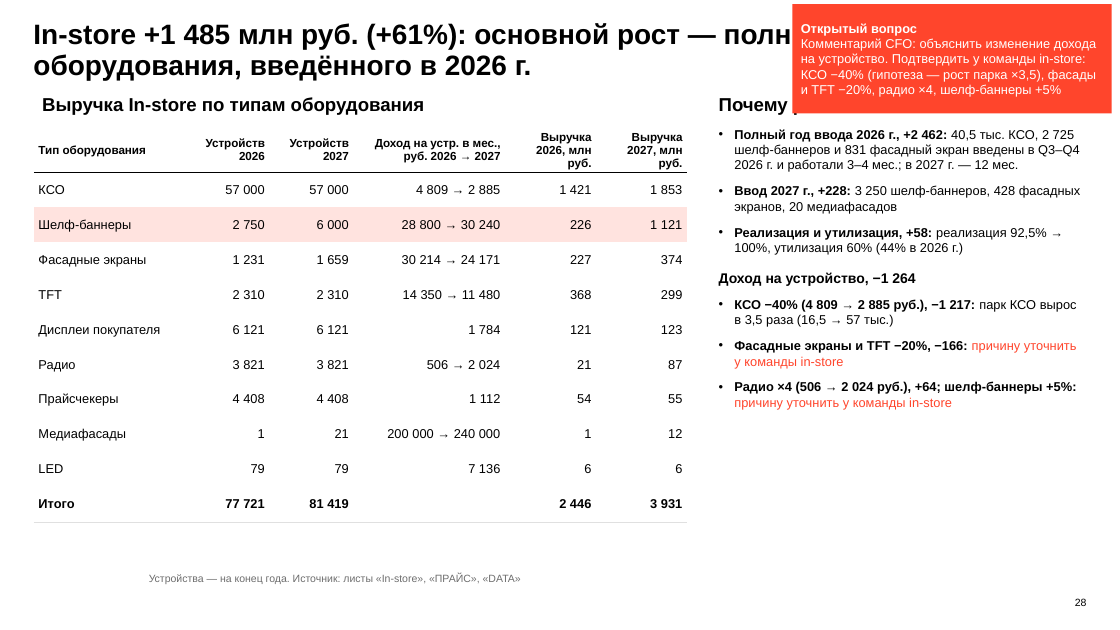
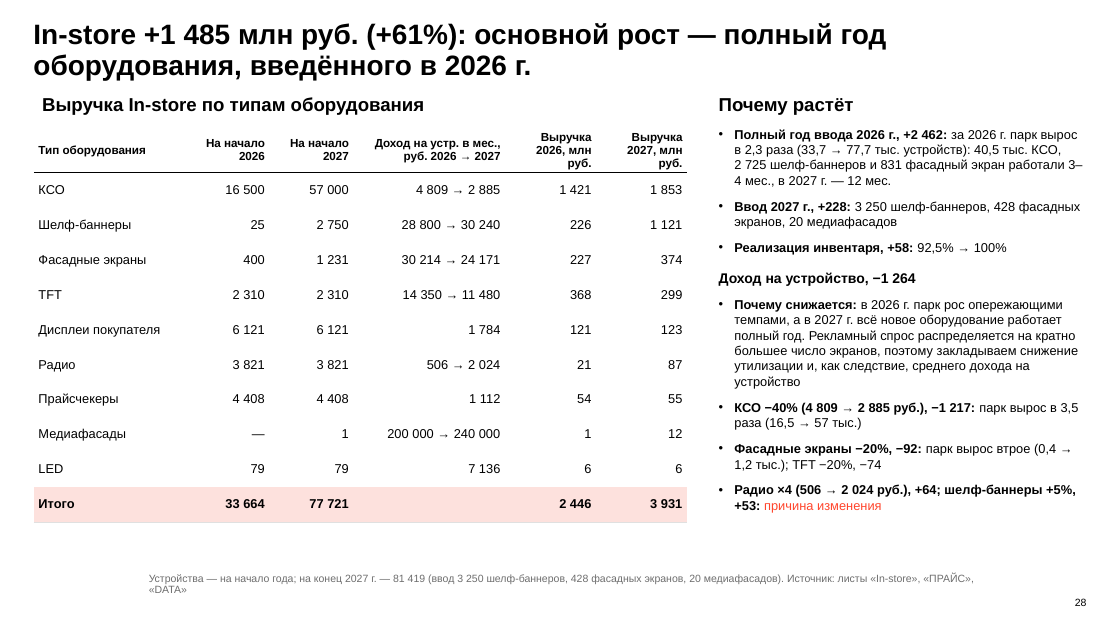
Before and after one commit to DenisMagnit/1, a slide deck: slide 28 of BU27_AdTech_final_deck_1016.pptx. Drawn at 1120x630 pixels with LibreOffice and Linux fonts; fonts in the diff are those of the drawing; background and template pictures are left out. Boxes give left, top, right and bottom in pixels: in the first picture for what was removed or moved away, otherwise in the second. Text is boxed around its words. In the diff, an @@ line names an element or a change of style, - is before the commit and + after.

```diff
--- a/BU27_AdTech_final_deck_1016.pptx
+++ b/BU27_AdTech_final_deck_1016.pptx
@@ rectangle removed at (792,4,1112,113) @@
-Открытый вопрос
-Комментарий CFO: объяснить изменение дохода на устройство. Подтвердить у команды in-store: КСО −40% (гипотеза — рост парка ×3,5), фасады и TFT −20%, радио ×4, шелф-баннеры +5%
@@ table at (34,129,687,525) @@
-row 1, column 2: Устройств 2026
+row 1, column 2: На начало 2026
-row 1, column 3: Устройств 2027
+row 1, column 3: На начало 2027
-row 2, column 2: 57 000
+row 2, column 2: 16 500
-row 3, column 2: 2 750
+row 3, column 2: 25
-row 3, column 3: 6 000
+row 3, column 3: 2 750
-row 4, column 2: 1 231
+row 4, column 2: 400
-row 4, column 3: 1 659
+row 4, column 3: 1 231
-row 9, column 2: 1
+row 9, column 2: —
-row 9, column 3: 21
+row 9, column 3: 1
-row 11, column 2: 77 721
+row 11, column 2: 33 664
-row 11, column 3: 81 419
+row 11, column 3: 77 721
@@ fill #FFE3DF to none in row 3 @@
@@ fill none to #FDE1DD in row 11 @@
@@ text at (734,129,1082,187): text changed @@
-• Полный год ввода 2026 г., +2 462: 40,5 тыс. КСО, 2 725 шелф-баннеров и 831 фасадный экран введены в Q3–Q4 2026 г. и работали 3–4 мес.; в 2027 г. — 12 мес.
+• Полный год ввода 2026 г., +2 462: за 2026 г. парк вырос в 2,3 раза (33,7 → 77,7 тыс. устройств): 40,5 тыс. КСО, 2 725 шелф-баннеров и 831 фасадный экран работали 3–4 мес., в 2027 г. — 12 мес.
@@ text at (734,243,1007,255): text changed; bold on @@
-• Реализация и утилизация, +58: реализация 92,5% → 100%, утилизация 60% (44% в 2026 г.)
+• Реализация инвентаря, +58: 92,5% → 100%
@@ text at (734,300,1079,430): text changed; bold off @@
-• КСО −40% (4 809 → 2 885 руб.), −1 217: парк КСО вырос в 3,5 раза (16,5 → 57 тыс.)
-• Фасадные экраны и TFT −20%, −166: причину уточнить у команды in-store
-• Радио ×4 (506 → 2 024 руб.), +64; шелф-баннеры +5%: причину уточнить у команды in-store
+• Почему снижается: в 2026 г. парк рос опережающими темпами, а в 2027 г. всё новое оборудование работает полный год. Рекламный спрос распределяется на кратно большее число экранов, поэтому закладываем снижение утилизации и, как следствие, среднего дохода на устройство
+• КСО −40% (4 809 → 2 885 руб.), −1 217: парк вырос в 3,5 раза (16,5 → 57 тыс.)
+• Фасадные экраны −20%, −92: парк вырос втрое (0,4 → 1,2 тыс.); TFT −20%, −74
+• Радио ×4 (506 → 2 024 руб.), +64; шелф-баннеры +5%, +53: причина изменения
@@ text at (149,574,974,593): text changed @@
-Устройства — на конец года. Источник: листы «In-store», «ПРАЙС», «DATA»
+Устройства — на начало года; на конец 2027 г. — 81 419 (ввод 3 250 шелф-баннеров, 428 фасадных экранов, 20 медиафасадов). Источник: листы «In-store», «ПРАЙС», «DATA»
```
Also in this commit, not shown: 8 other slides changed.
